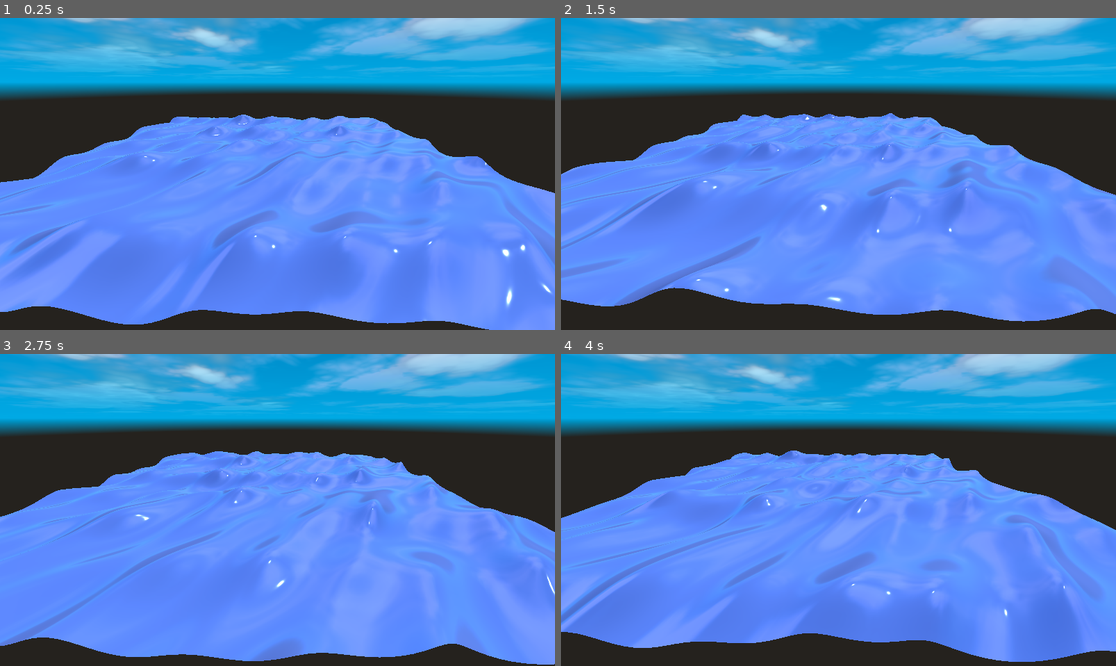
Above: before the commit, frames 1-4 (two rows, left to right).
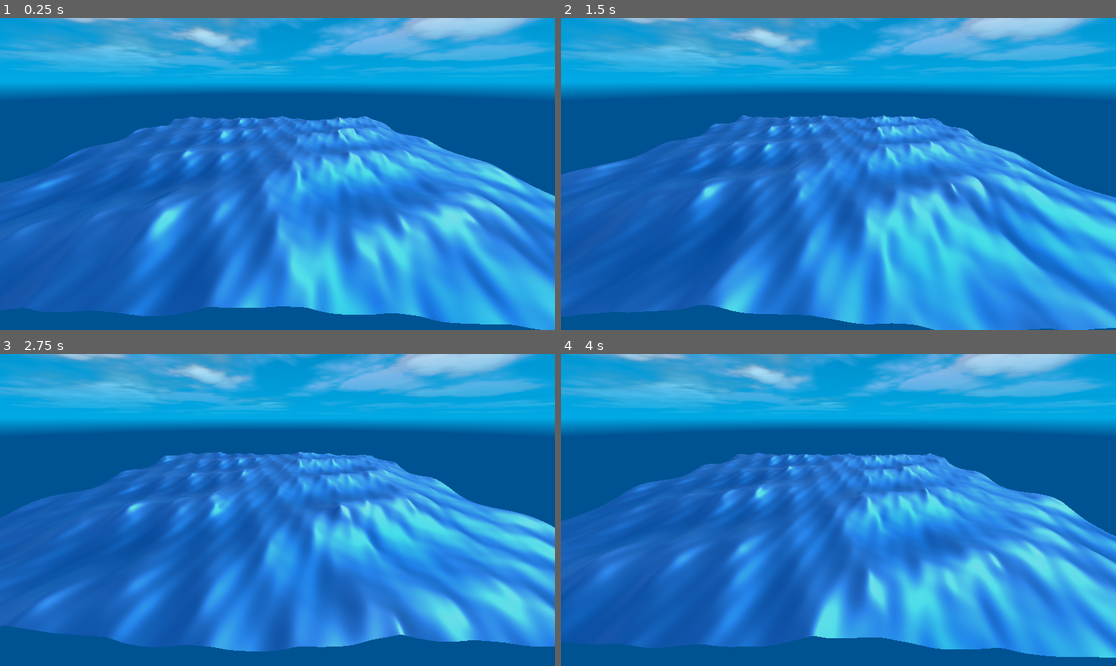
Above: after the commit, the same moments.

Repository: armedturret/Godot-Wave-Simulation
Game: Godot game, scene res://scenes/gerstner_ocean.tscn
The game is run twice, just before and just after one commit, with the same random seed, the same clock (stepped at 60 frames per second) and the same inputs.
Inputs:
- Up to frame 1 (0.25 s): no input
- Up to frame 2 (1.5 s): no input
- Up to frame 3 (2.75 s): no input
- Up to frame 4 (4 s): no input

The runs differ from the first frame. In frame 1, 78% of the frame differs, in the area x 0-100%, y 21-100%; in frame 2, 78%; in frame 3, 78%; in frame 4, 78%.

Commit message:
Tweaked params AGAIN

Diff:
--- a/environment.tres
+++ b/environment.tres
@@ -10,7 +10,7 @@
 shader_parameter/sunset_bottom_color = Color(1, 0.5, 0.7, 1)
 shader_parameter/night_top_color = Color(0.02, 0, 0.04, 1)
 shader_parameter/night_bottom_color = Color(0.1, 0, 0.2, 1)
-shader_parameter/horizon_color = Color(0.15, 0.141375, 0.12750001, 1)
+shader_parameter/horizon_color = Color(0, 0.32299995, 0.57, 1)
 shader_parameter/horizon_blur = 0.05
 shader_parameter/sun_color = Color(10, 8, 1, 1)
 shader_parameter/sun_sunset_color = Color(10, 0, 0, 1)
--- a/materials/ocean_material.tres
+++ b/materials/ocean_material.tres
@@ -6,10 +6,12 @@
 render_priority = 0
 shader = ExtResource("1_d52ye")
 shader_parameter/steepness = 1.0
-shader_parameter/amp = Array[float]([0.16457155571708526, 0.558078866346225, 0.28269125203090206, 0.14585405210650298, 0.34857614214508714, 0.4615060085848036, 0.20081759451285686, 0.35068597513116984, 0.3107341571289626, 0.388616622629674, 0.40667508868761726, 0.4981855264388312])
-shader_parameter/wave_dirs = Array[Vector2]([Vector2(0.99998 …(186 unchanged characters)… tor2(0.9661586, -0.25794855), Vector2(0.13969958, -0.99019396), Vector2(-0.09855036, -0.9951321), Vector2(0.9649717, 0.2623539), Vector2(0.97777367, 0.2096631), Vector2(0.006586981, 0.9999783)])
-shader_parameter/wave_lens = Array[float]([23.53614268746552, 21.79235294224416, 31.940948692628478, 20.94782010790047, 14.357173609434296, 9.464716831273112, 22.420832844467398, 20.34687730975089, 20.62987370697013, 22.09351445238366, 16.17911208445375, 26.403030380415924])
+shader_parameter/amp = Array[float]([0.16457155571708526, 0.558078866346225, 0.28269125203090206, 0.21, 0.035, 0.162, 0.232, 0.01, 0.015, 0.03, 0.04, 0.4981855264388312])
+shader_parameter/wave_dirs = Array[Vector2]([Vector2(0.99998 …(186 unchanged characters)… tor2(0.9661586, -0.25794855), Vector2(0.34, -0.45), Vector2(-0.299, -0.995), Vector2(0.9649717, 0.2623539), Vector2(0.97777367, 0.2096631), Vector2(0.006586981, 0.9999783)])
+shader_parameter/wave_lens = Array[float]([23.53614268746552, 21.79235294224416, 31.94094869262848, 15.0, 64.0, 49.0, 8.0, 3.3, 12.0, 3.0, 5.0, 26.403030380415924])
 shader_parameter/phases = Array[float]([6.060573533753331, 1.0624289318982283, 4.663026372353652, 4.743966357233218, 0.8931180664361057, 3.1044772211169707, 5.8452494374624555, 1.508048285252965, 1.073034943979326, 2.5370991425176106, 4.12942797477273, 4.706752463783408])
-shader_parameter/albedo = Color(0.47700447, 0.6121005, 0.99999756, 1)
-shader_parameter/roughness = 0.03200000152
-shader_parameter/metallic = 0.438000020805
+shader_parameter/max_albedo = Color(0.34706634, 0.64896065, 0.9999928, 1)
+shader_parameter/min_albedo = Color(0, 0.40516204, 0.7618961, 1)
+shader_parameter/roughness = 0.5010000237975
+shader_parameter/metallic = 0.8800000418
+shader_parameter/alpha = 0.800000038
--- a/scenes/gerstner_ocean.tscn
+++ b/scenes/gerstner_ocean.tscn
@@ -6,8 +6,8 @@
 
 [sub_resource type="PlaneMesh" id="PlaneMesh_d0soh"]
 size = Vector2(100, 100)
-subdivide_width = 128
-subdivide_depth = 128
+subdivide_width = 256
+subdivide_depth = 256
 
 [node name="GerstnerOcean" type="Node3D" unique_id=192684016]
 
@@ -18,7 +18,7 @@
 transform = Transform3D(0.99964863, -0.010913228, 0.024157835, -3.4779973e-08, 0.91132426, 0.41168937, -0.02650848, -0.4115447, 0.911004, 4.3429337, 17.249245, 60.556053)
 
 [node name="DirectionalLight3D" type="DirectionalLight3D" parent="." unique_id=2106264239]
-transform = Transform3D(0.76308566, -0.52836424, 0.3721982, -0.43838683, -3.9287194e-08, 0.89878637, -0.4748866, -0.8490178, -0.23162799, 0, 30.442127, 0)
+transform = Transform3D(0.76308566, -0.5283642, 0.3721982, -0.5328818, -0.18850322, 0.8249264, -0.36570105, -0.8278271, -0.42539975, 0, 30.442127, 0)
 
 [node name="MeshInstance3D" type="MeshInstance3D" parent="." unique_id=1303851496]
 transform = Transform3D(0.99998915, -0.0037763077, -0.0027200247, 0.0037769545, 0.99999285, 0.00023294859, 0.0027191264, -0.00024321013, 0.9999963, -0.024202347, -0.0163908, 0.0016489029)
--- a/shaders/ocean_gerstner.gdshader
+++ b/shaders/ocean_gerstner.gdshader
@@ -14,10 +14,13 @@
 uniform float phases[WAVE_COUNT];
 
 group_uniforms VisualSettings;
-uniform vec3 albedo : source_color = vec3(1.0f);
+uniform vec3 max_albedo : source_color = vec3(1.0f);
+uniform vec3 min_albedo : source_color = vec3(1.0f);
 uniform float roughness : hint_range(0, 1) = 0.0f;
 uniform float metallic : hint_range(0, 1) = 0.0f;
+uniform float alpha : hint_range(0, 1) = 0.0f;
 
+varying float height_percent;
 
 void vertex() {
 	// This notation is confusing, but used in the tessendorf paper
@@ -33,6 +36,8 @@
 		total_ka += k * amp[i];
 	}
 	float steepness_coeff = steepness / total_ka;
+	float max_amp = 0.0f;
+	float min_amp = 0.0f;
 
 		// Calculate the vertex position
 	for (int i = 0; i < WAVE_COUNT; i++)
@@ -48,6 +53,8 @@
 		float theta = dot(wave_vec, VERTEX.xz) + ang_freq * TIME + phases[i];
 		x += wave_dir_norm * steepness_coeff * amp[i] * cos(theta);
 		y += amp[i] * sin(theta);
+		min_amp -= amp[i];
+		max_amp += amp[i];
 	}
 
 	// Need to calculate norm AFTER finding location
@@ -66,13 +73,15 @@
 
 	VERTEX = vec3(x.x, y, x.y);
 	NORMAL = normalize(norm_sum);
+
+	height_percent = (y - min_amp) / (max_amp - min_amp);
 }
 
 void fragment() {
-	ALBEDO = albedo;
+	ALBEDO = height_percent * max_albedo + (1.0f - height_percent) * min_albedo;
 	ROUGHNESS = roughness;
 	METALLIC = metallic;
-	SPECULAR = 0.5f;
+	ALPHA = alpha;
 }
 
 //void light() {
